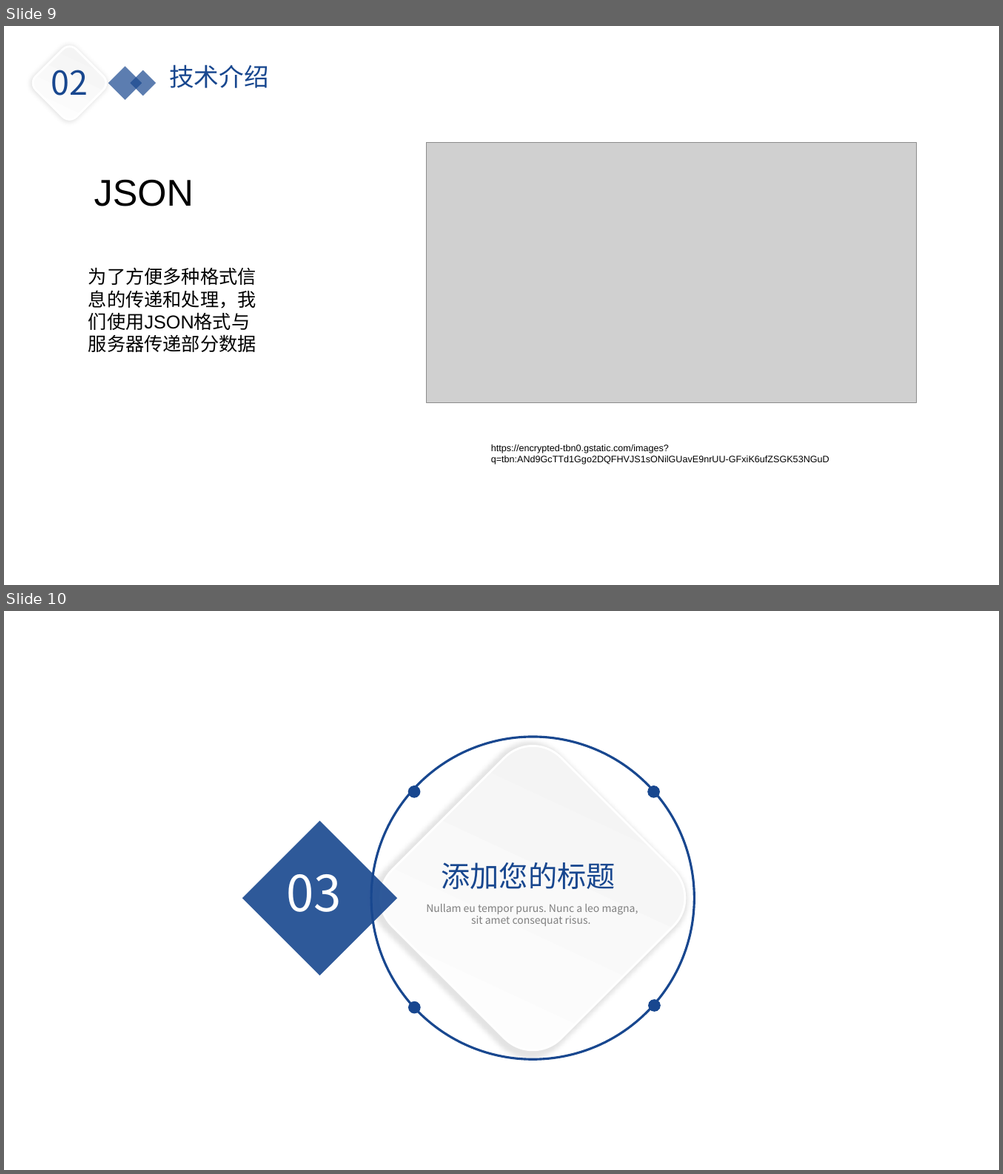
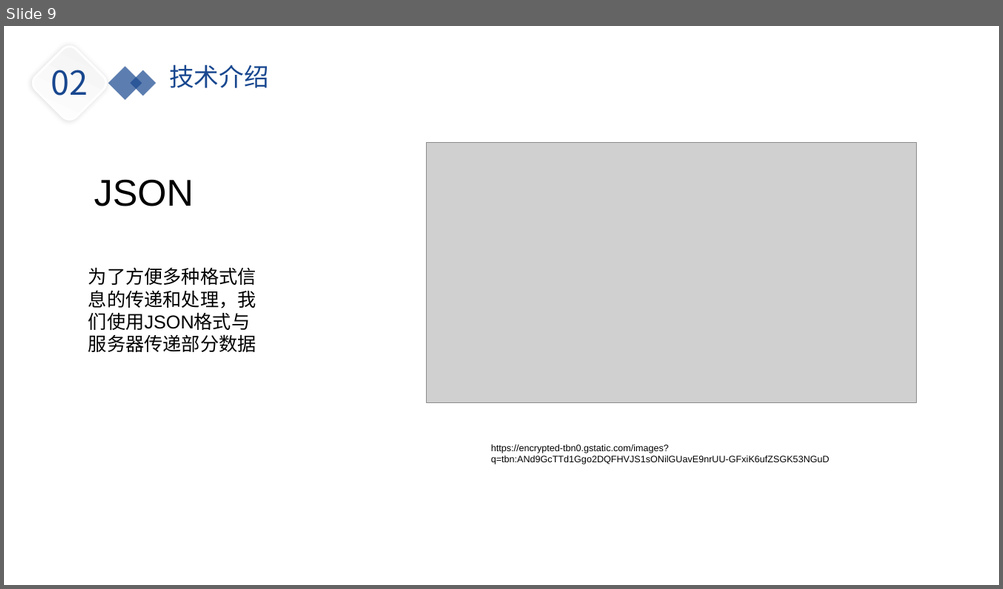
Before and after one commit to yiranyyu/simple_chat_room, a slide deck: doc/simple_chat_room.pptx. Shown one above the other, each under a label of ours: slides 9 and 10 before the commit, slide 9 after it. The pictures are 1003x1174 and 1003x589 pixels, drawn with LibreOffice and Linux fonts; fonts in the diff are those of the drawing; grey boxes stand for pictures; background and template pictures are left out. Boxes give left, top, right and bottom in pixels: in the first picture for what was removed or moved away, otherwise in the second. Text is boxed around its words. In the diff, an @@ line names an element or a change of style, - is before the commit and + after.

```diff
--- a/doc/simple_chat_room.pptx
+++ b/doc/simple_chat_room.pptx
@@ slide 10 removed at (4, 611, 999, 1170), background picture (left out) @@
@@ rounded rectangle removed at (364, 729, 702, 1067) @@
@@ ellipse removed at (371, 737, 694, 1060) @@
@@ ellipse removed at (407, 786, 421, 798) @@
@@ ellipse removed at (647, 786, 660, 798) @@
@@ rectangle removed at (242, 821, 398, 976) @@
@@ text removed at (286, 874, 341, 912) @@
-03
@@ text removed at (441, 863, 615, 889) @@
-添加您的标题
@@ text removed at (426, 904, 638, 926) @@
-Nullam eu tempor purus. Nunc a leo magna, sit amet consequat risus.
@@ ellipse removed at (408, 1002, 421, 1014) @@
@@ ellipse removed at (648, 999, 660, 1012) @@
```
Also in this commit, not shown: 3 slides changed, 4 slides added, 12 other slides removed, 1 other file.
